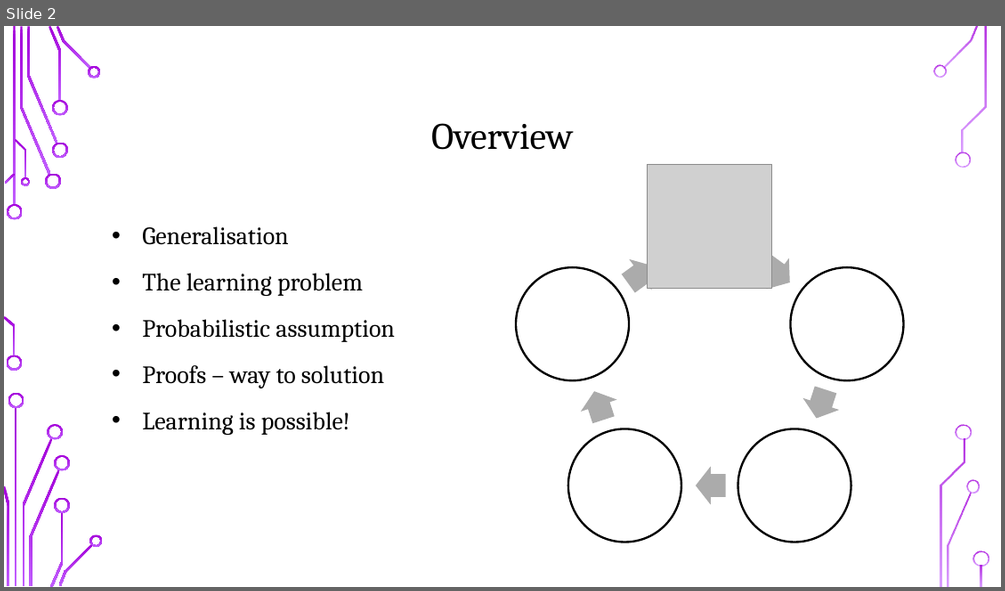
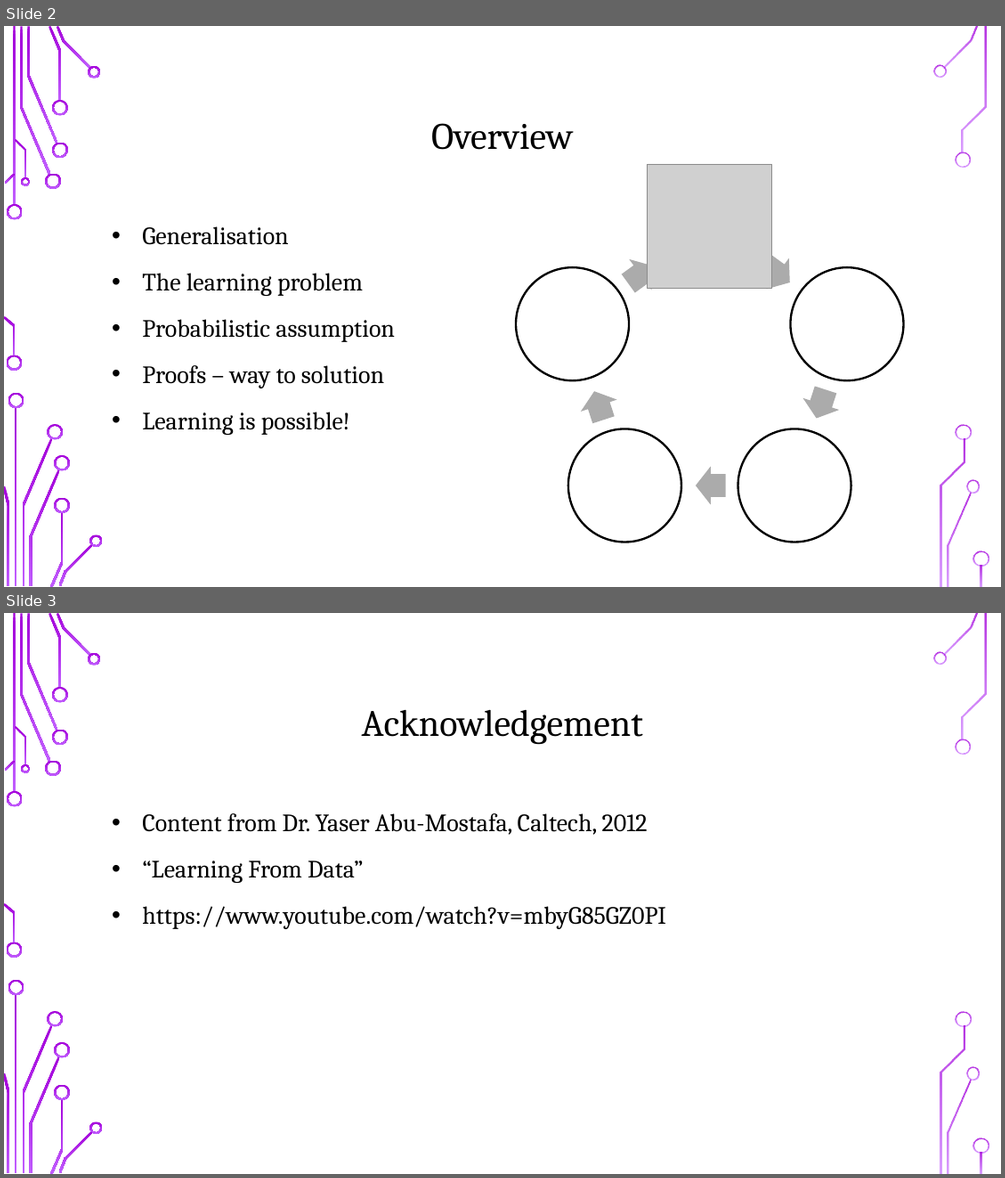
Before and after one commit to UOMDSS/workshops-2021-2022, a slide deck: semester-2-2021-2022/week-8-theory-of-generalisation/Theory_of_Generalisation.pptx. Shown one above the other, each under a label of ours: slide 2 before the commit, slides 2 and 3 after it. The pictures are 1005x591 and 1005x1178 pixels, drawn with LibreOffice and Linux fonts; fonts in the diff are those of the drawing; grey boxes stand for pictures; background and template pictures are left out. Boxes give left, top, right and bottom in pixels: in the first picture for what was removed or moved away, otherwise in the second. Text is boxed around its words. In the diff, an @@ line names an element or a change of style, - is before the commit and + after.

```diff
--- a/semester-2-2021-2022/week-8-theory-of-generalisation/Theory_of_Generalisation.pptx
+++ b/semester-2-2021-2022/week-8-theory-of-generalisation/Theory_of_Generalisation.pptx
@@ slide 3 added at [4,613,1001,1174], background picture (left out); not listed: 36 template elements that a slide beside it also shows @@
@@ title added at [362,709,643,745], 36 pt, text #000000 @@
+Acknowledgement
@@ text added at [142,813,666,929], 24 pt, text #000000 @@
+• Content from Dr. Yaser Abu-Mostafa, Caltech, 2012
+• “Learning From Data”
+• https://www.youtube.com/watch?v=mbyG85GZ0PI
```
Also in this commit, not shown: 1 other slide added.
